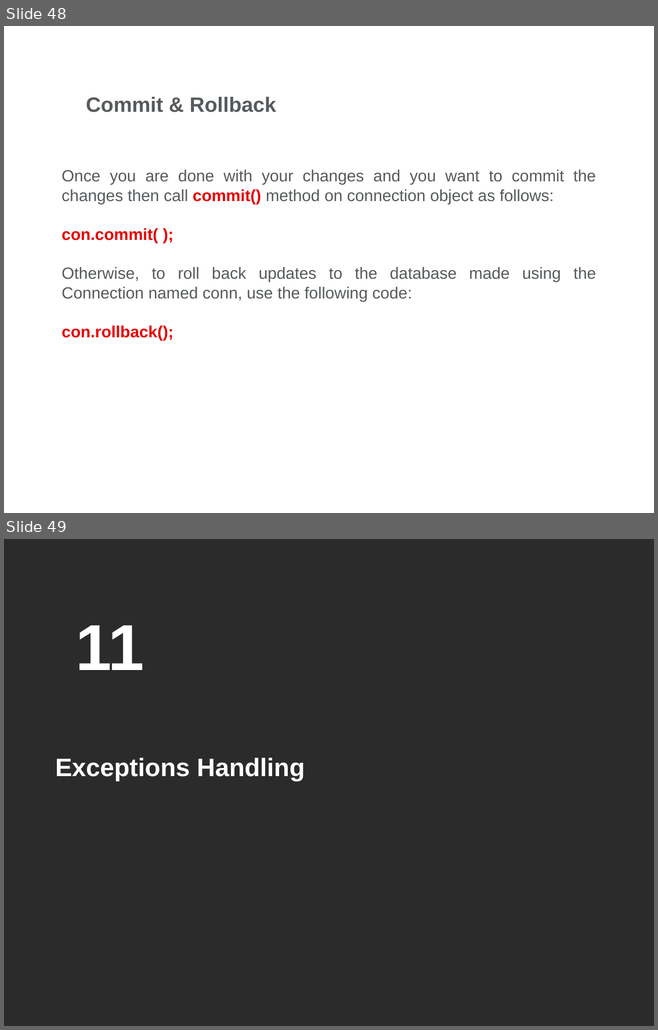
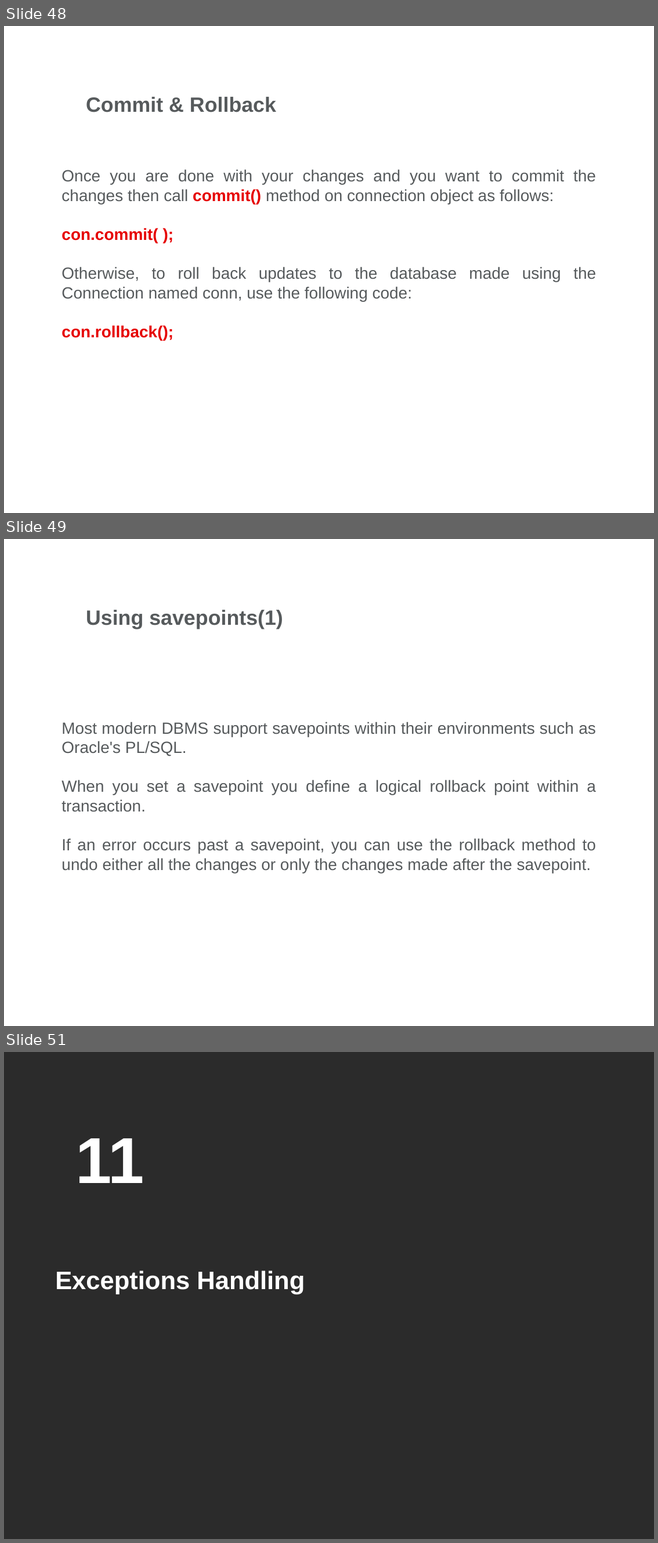
Before and after one commit to ocpodariu/JavaDocs, a slide deck: JDBC/Introduction to JDBC.pptx. Shown one above the other, each under a label of ours: slides 48 and 49 before the commit, slides 48, 49 and 51 after it; the slides between them are not shown. The pictures are 658x1030 and 658x1543 pixels, drawn with LibreOffice and Linux fonts; fonts in the diff are those of the drawing; background and template pictures are left out; a plain dark background stands for a picture behind light text. Boxes give left, top, right and bottom in pixels: in the first picture for what was removed or moved away, otherwise in the second. Text is boxed around its words. In the diff, an @@ line names an element or a change of style, - is before the commit and + after.

```diff
--- a/JDBC/Introduction to JDBC.pptx
+++ b/JDBC/Introduction to JDBC.pptx
@@ slide 49 added at [4, 539, 654, 1026], background picture (left out) @@
@@ title added at [86, 610, 283, 629], 23 pt, text #565A5C, bold @@
+Using savepoints(1)
@@ text added at [61, 722, 596, 873], 18 pt, text #565A5C @@
+Most modern DBMS support savepoints within their environments such as Oracle's PL/SQL.
+When you set a savepoint you define a logical rollback point within a transaction.
+If an error occurs past a savepoint, you can use the rollback method to undo either all the changes or only the changes made after the savepoint.
@@ what was slide 49 is now slide 51 @@
```
Also in this commit, not shown: 6 slides changed, 2 other slides added, 2 slides removed.
